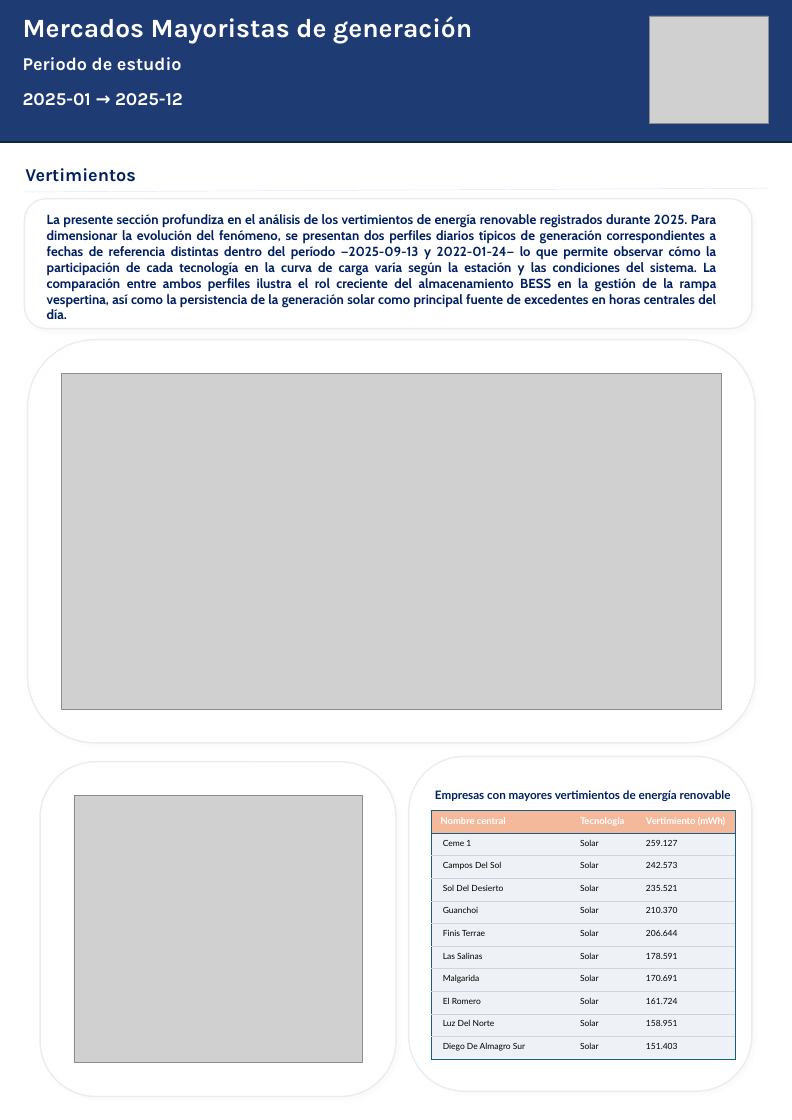
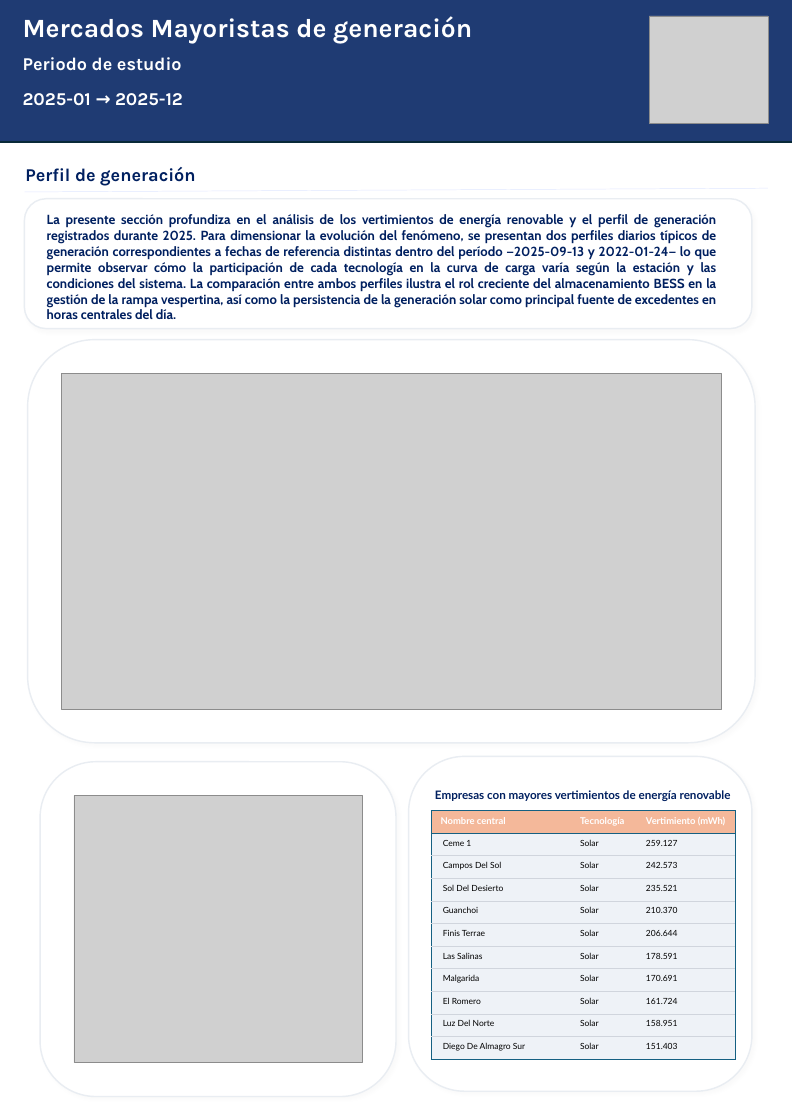
Before and after one commit to Pinzun/reporte_generacion, a slide deck: slide 3 of data/processed/reports/reporte_generacion.pptx. Drawn at 792x1120 pixels with LibreOffice and Linux fonts; fonts in the diff are those of the drawing; grey boxes stand for pictures; background and template pictures are left out. Boxes give left, top, right and bottom in pixels: in the first picture for what was removed or moved away, otherwise in the second. Text is boxed around its words. In the diff, an @@ line names an element or a change of style, - is before the commit and + after.

```diff
--- a/data/processed/reports/reporte_generacion.pptx
+++ b/data/processed/reports/reporte_generacion.pptx
@@ text at [25, 167, 195, 186]: text changed @@
-Vertimientos
+Perfil de generación
@@ text at [47, 214, 717, 319]: text changed @@
-La presente sección profundiza en el análisis de los vertimientos de energía renovable registrados durante 2025. Para dimensionar la evolución del fenómeno, se presentan dos perfiles diarios típicos de generación correspondientes a fechas de referencia distintas dentro del período —2025-09-13 y 2022-01-24— lo que permite observar cómo la participación de cada tecnología en la curva de carga varía según la estación y las condiciones del sistema. La comparación entre ambos perfiles ilustra el rol creciente del almacenamiento BESS en la gestión de la rampa vespertina, así como la persistencia de la generación solar como principal fuente de excedentes en horas centrales del día.
+La presente sección profundiza en el análisis de los vertimientos de energía renovable y el perfil de generación registrados durante 2025. Para dimensionar la evolución del fenómeno, se presentan dos perfiles diarios típicos de generación correspondientes a fechas de referencia distintas dentro del período —2025-09-13 y 2022-01-24— lo que permite observar cómo la participación de cada tecnología en la curva de carga varía según la estación y las condiciones del sistema. La comparación entre ambos perfiles ilustra el rol creciente del almacenamiento BESS en la gestión de la rampa vespertina, así como la persistencia de la generación solar como principal fuente de excedentes en horas centrales del día.
```
Also in this commit, not shown: 2 other slides changed, 18 other files.
